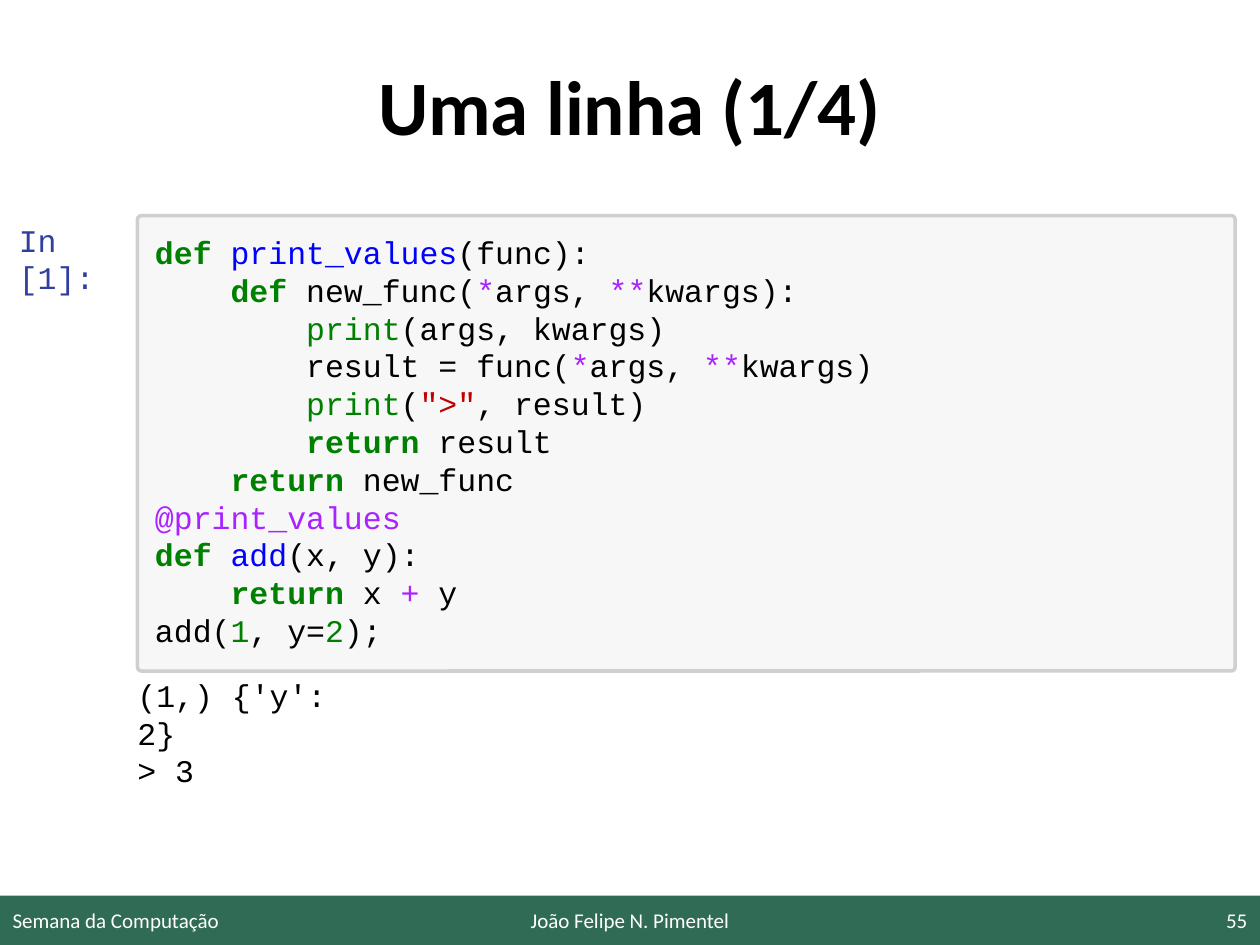
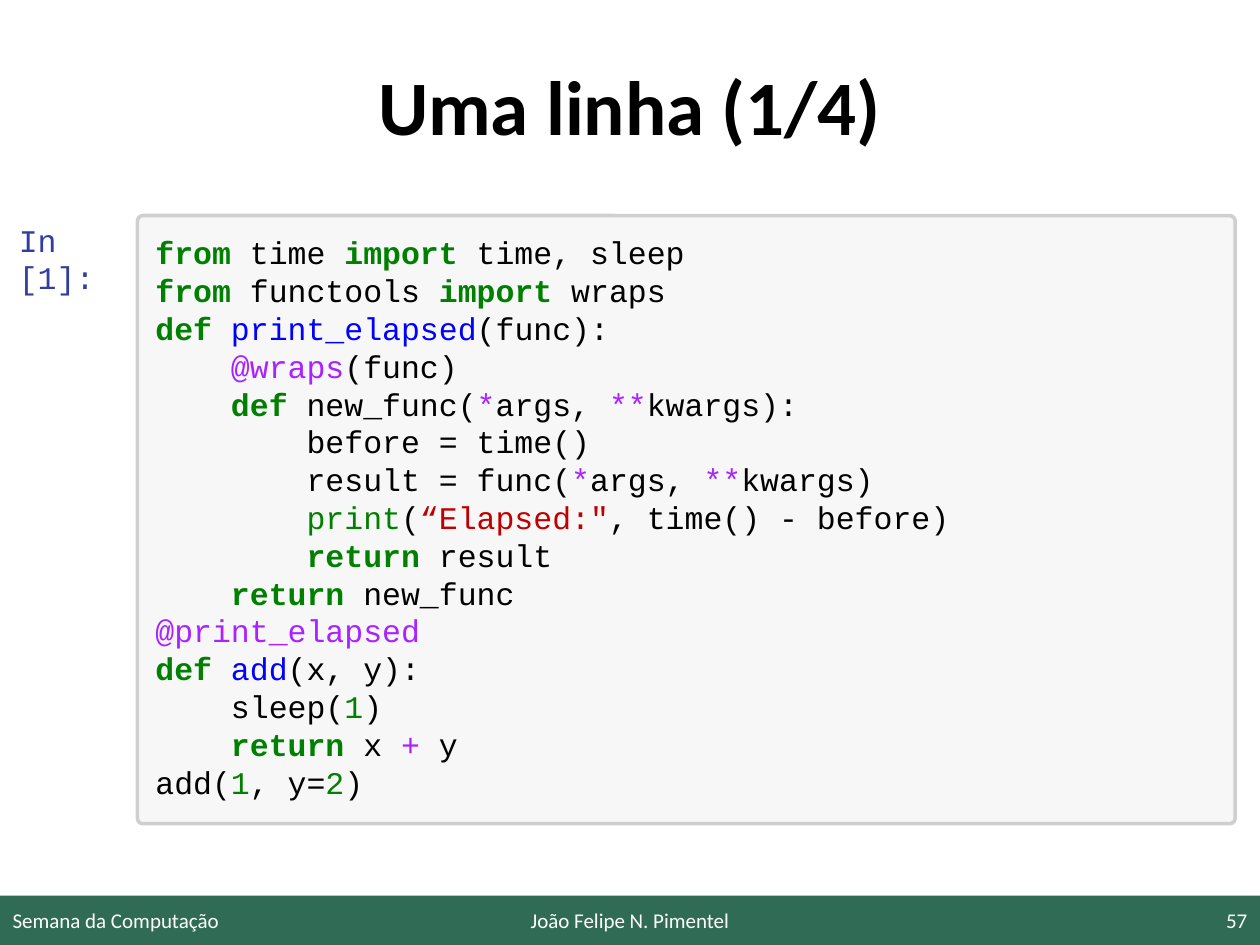
Before and after one commit to JoaoFelipe/presentations, a slide deck: slide 57 of 20191017_SC_UFF/umalinha.pptx (slide 55 before the commit). Drawn at 1260x945 pixels with LibreOffice and Linux fonts; fonts in the diff are those of the drawing; background and template pictures are left out. Boxes give left, top, right and bottom in pixels: in the first picture for what was removed or moved away, otherwise in the second. Text is boxed around its words. In the diff, an @@ line names an element or a change of style, - is before the commit and + after.

```diff
--- a/20191017_SC_UFF/umalinha.pptx
+++ b/20191017_SC_UFF/umalinha.pptx
@@ rounded rectangle "from time import time, sleep": place and size @@
-rounded rectangle "from time import time, sleep" at <box>137,215,1235,670</box>
+rounded rectangle "from time import time, sleep" at <box>137,215,1235,824</box>
@@ text in rounded rectangle at <box>155,242,684,385</box>: text changed; text colour #0000FF to #000000 @@
-def print_values(func):
+from time import time, sleep
+from functools import wraps
+def print_elapsed(func):
+@wraps(func)
@@ text in rounded rectangle at <box>307,431,590,460</box>: text changed @@
-print(args, kwargs)
+before = time()
@@ text in rounded rectangle at <box>307,506,949,536</box>: text changed @@
-print(">", result)
+print(“Elapsed:", time() - before)
@@ text in rounded rectangle at <box>155,620,420,649</box>: text changed @@
-@print_values
+@print_elapsed
@@ text removed at <box>137,684,326,783</box> @@
-(1,) {'y': 2}
-> 3
@@ text in rounded rectangle at <box>231,695,382,725</box>: paragraph added @@
+sleep(1)
@@ text in rounded rectangle at <box>155,771,364,801</box>: text changed @@
-add(1, y=2);
+add(1, y=2)
@@ page number at <box>1226,914,1247,928</box>: text changed @@
-55
+57
```
Also in this commit, not shown: 45 other slides changed, 16 slides added, 2 slides removed, 2 other files.
